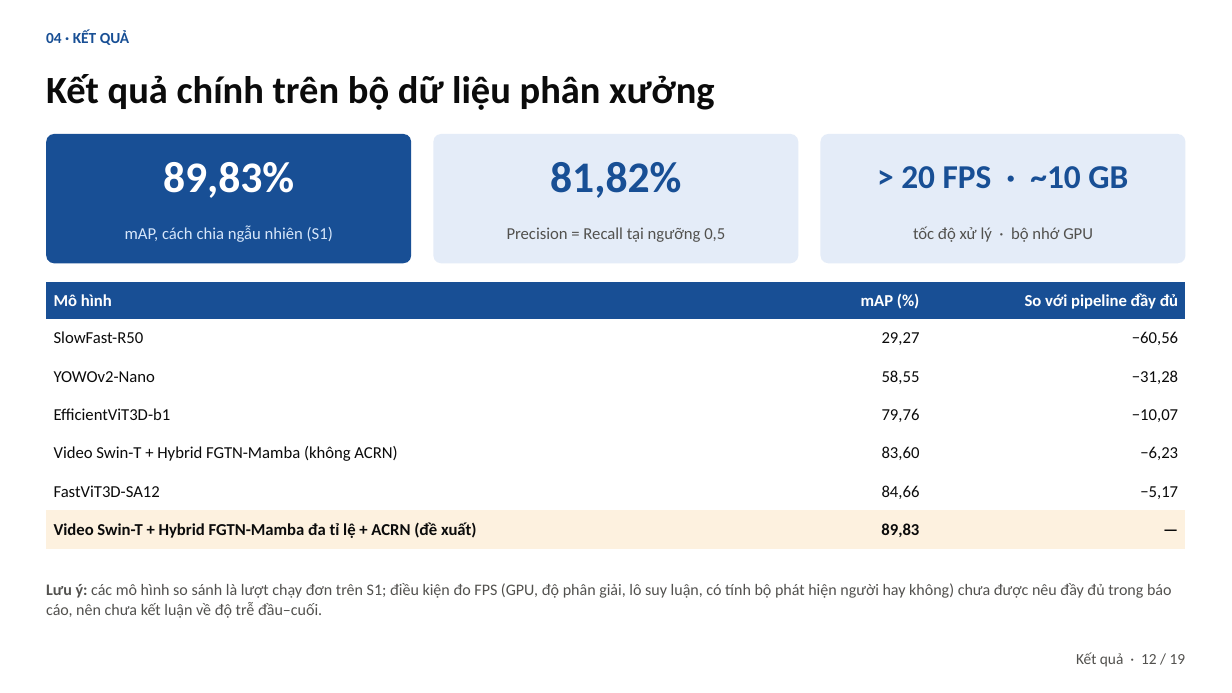
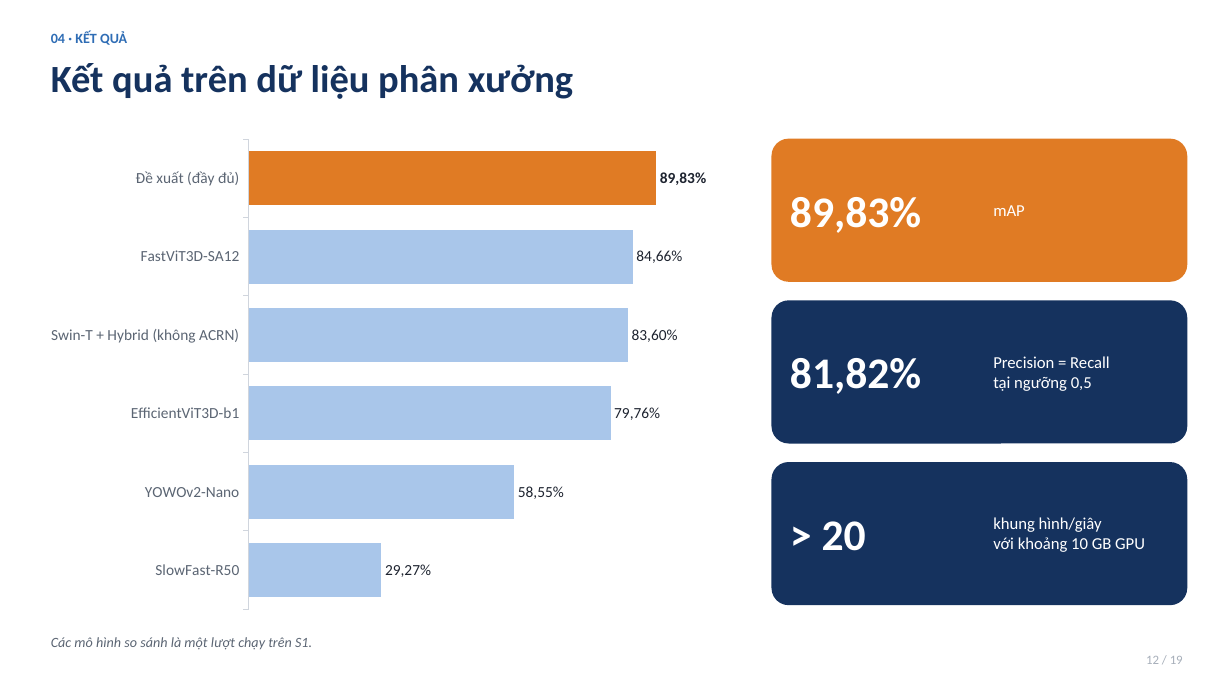
Before and after one commit to tultstc/LuanVan, a slide deck: slide 12 of Slide_LuanVan_LaiThanhTu.pptx. Drawn at 1232x693 pixels with LibreOffice and Linux fonts; fonts in the diff are those of the drawing. Boxes give left, top, right and bottom in pixels: in the first picture for what was removed or moved away, otherwise in the second. Text is boxed around its words. In the diff, an @@ line names an element or a change of style, - is before the commit and + after.

Commit message:
docs(ho-so): đồng bộ tài liệu bảo vệ và loại bản cũ
Lưu slide bảo vệ, bản PDF luận văn và phiếu nhận xét đã xác nhận; bỏ hai tài liệu cũ để thống nhất hồ sơ hiện hành.

```diff
--- a/Slide_LuanVan_LaiThanhTu.pptx
+++ b/Slide_LuanVan_LaiThanhTu.pptx
@@ text "04 · KẾT QUẢ" at (51, 31, 127, 45): size 12 to 11 pt, text colour #184F95 to #2F6DB5 @@
@@ text at (51, 63, 573, 99): text changed; text colour #0B0B0B to #15325E @@
-Kết quả chính trên bộ dữ liệu phân xưởng
+Kết quả trên dữ liệu phân xưởng
@@ bar chart added at (37, 129, 739, 619) @@
+categories: SlowFast-R50, YOWOv2-Nano, EfficientViT3D-b1, Swin-T + Hybrid (không ACRN), FastViT3D-SA12, Đề xuất (đầy đủ)
+Series 1: 33, 65, 89, 93, 94, 100
@@ rounded rectangle: place and size @@
-rounded rectangle at (46, 134, 411, 263)
+rounded rectangle at (772, 139, 1188, 282)
@@ rounded rectangle at (772, 139, 1188, 282): fill #184F95 to #E07B24; proportions changed @@
@@ text "89,83%": place and size @@
-text "89,83%" at (163, 162, 294, 198)
+text "89,83%" at (790, 197, 921, 233)
@@ text "89,83%" at (790, 197, 921, 233): alignment centre to left @@
@@ text at (993, 205, 1025, 216): text changed; text colour #D6E6FA to #FFFFFF @@
-mAP, cách chia ngẫu nhiên (S1)
+mAP
@@ table removed at (46, 282, 1186, 549), 7 rows, 3 columns @@
-Mô hình | mAP (%) | So với pipeline đầy đủ
-SlowFast-R50 | 29,27 | −60,56
-YOWOv2-Nano | 58,55 | −31,28
-EfficientViT3D-b1 | 79,76 | −10,07
-Video Swin-T + Hybrid FGTN-Mamba (không ACRN) | 83,60 | −6,23
-FastViT3D-SA12 | 84,66 | −5,17
-Video Swin-T + Hybrid FGTN-Mamba đa tỉ lệ + ACRN (đề xuất) | 89,83 | —
@@ rounded rectangle: place and size @@
-rounded rectangle at (433, 134, 799, 263)
+rounded rectangle at (772, 300, 1188, 444)
@@ rounded rectangle at (772, 300, 1188, 444): fill #E4ECF8 to #15325E; proportions changed @@
@@ text "81,82%": place and size @@
-text "81,82%" at (550, 162, 681, 198)
+text "81,82%" at (790, 358, 921, 394)
@@ text "81,82%" at (790, 358, 921, 394): text colour #184F95 to #FFFFFF; alignment centre to left @@
@@ text "Precision = Recall tại ngưỡng ...": place and size @@
-text "Precision = Recall tại ngưỡng ..." at (507, 227, 725, 242)
+text "Precision = Recall tại ngưỡng ..." at (993, 356, 1110, 391)
@@ text "Precision = Recall tại ngưỡng ..." at (993, 356, 1110, 391): text colour #52514E to #FFFFFF; alignment centre to left @@
@@ rounded rectangle at (772, 462, 1188, 605): fill #E4ECF8 to #15325E; proportions changed @@
@@ rounded rectangle: place and size @@
-rounded rectangle at (821, 134, 1186, 263)
+rounded rectangle at (772, 462, 1188, 605)
@@ text at (822, 521, 866, 551): text changed; size 26 to 34 pt; text colour #184F95 to #FFFFFF @@
-> 20 FPS · ~10 GB
+> 20
@@ text at (993, 517, 1145, 552): text changed; text colour #52514E to #FFFFFF @@
-tốc độ xử lý · bộ nhớ GPU
+khung hình/giây
+với khoảng 10 GB GPU
@@ vertical alignment middle to top in 3 elements at (51, 63, 573, 99), (1146, 656, 1183, 664), (51, 637, 312, 650) @@
@@ text at (51, 637, 312, 650): text changed; size 12.5 to 11 pt; text colour #52514E to #5B6573; italic on @@
-Lưu ý: các mô hình so sánh là lượt chạy đơn trên S1; điều kiện đo FPS (GPU, độ phân giải, lô suy luận, có tính bộ phát hiện người hay không) chưa được nêu đầy đủ trong báo cáo, nên chưa kết luận về độ trễ đầu–cuối.
+Các mô hình so sánh là một lượt chạy trên S1.
@@ text at (1146, 656, 1183, 664): text changed; size 12 to 10 pt; text colour #52514E to #A7AFBA @@
-Kết quả · 12 / 19
+12 / 19
```
Also in this commit, not shown: 18 other slides changed, 4 other files.
